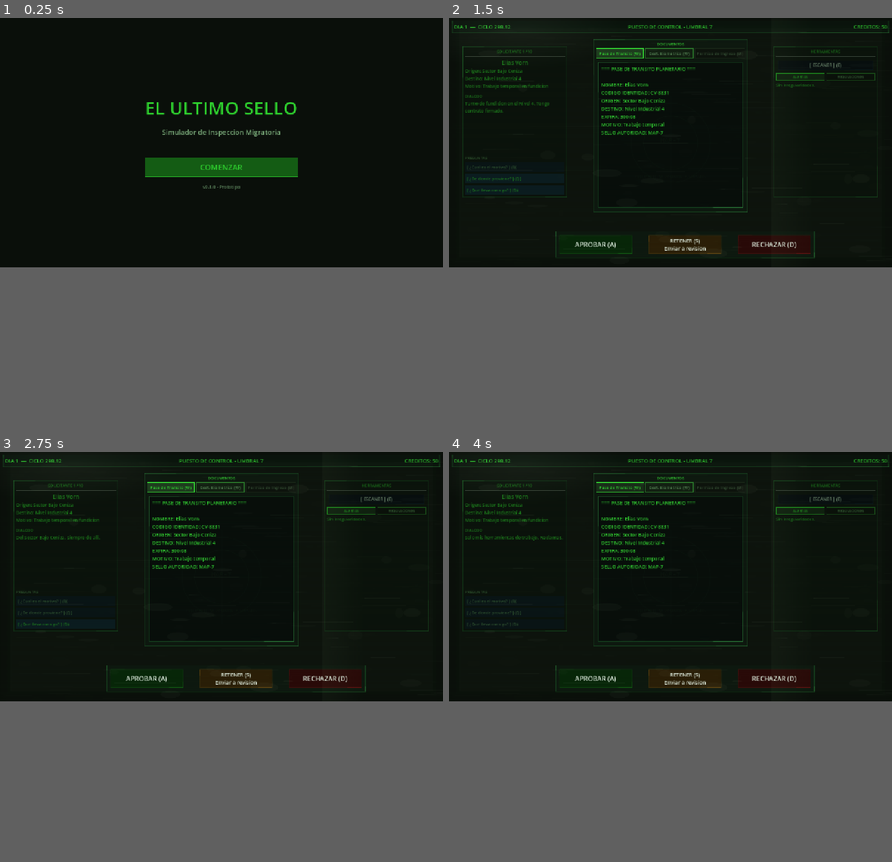
Above: before the commit, frames 1-4 (two rows, left to right).
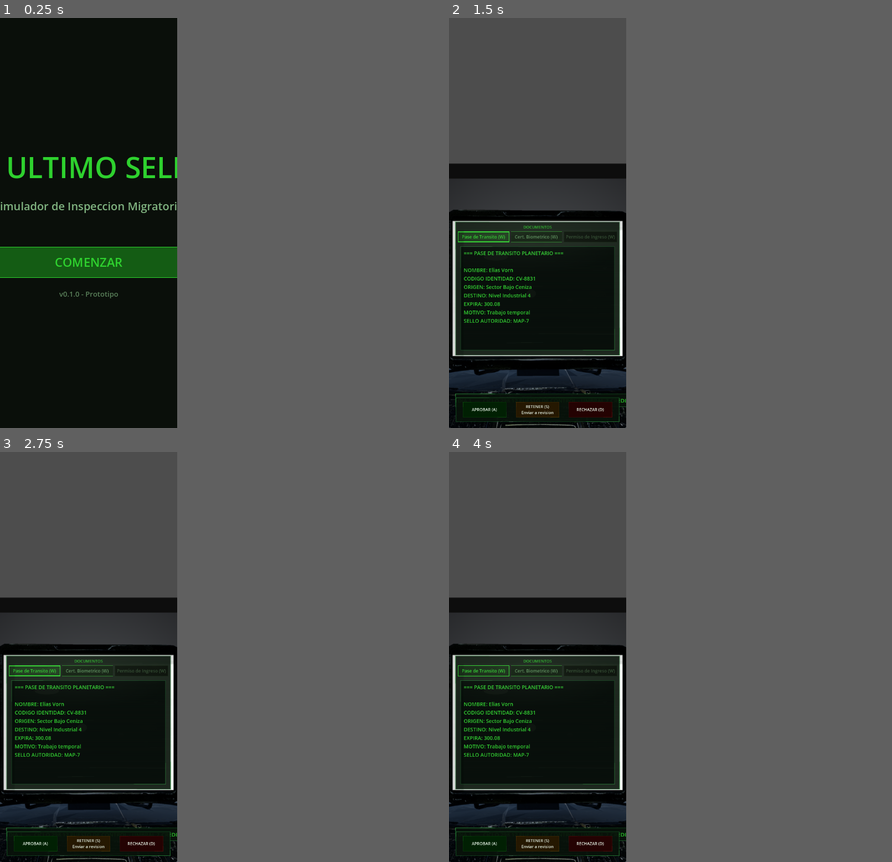
Above: after the commit, the same moments.

Repository: ingenriqueparra-hub/el-ultimo-sello
Game: Godot game, scene res://scenes/main/Main.tscn
Two runs of this game, one before a commit and one after it. Both use one fixed random seed, a clock stepped at 60 frames per second and the inputs below.
Inputs (mouse positions are in pixels of both pictures, inside the frame that each line leads up to):
- Up to frame 1 (0.25 s): no input
- Up to frame 2 (1.5 s): click "COMENZAR" at 0.5 s; click (515, 165) at 1.25 s, where only the run before the commit has a clickable "[ ¿Cual es el motivo? ] (Q)"
- Up to frame 3 (2.75 s): click (66, 611) at 2 s, where only the run before the commit has a clickable "[ ¿De donde proviene? ] (Q)"
- Up to frame 4 (4 s): click (515, 624) at 2.75 s, where only the run before the commit has a clickable "[ ¿Que lleva consigo? ] (Q)"; click "Pase de Transito (W)" at 3.5 s
The window is 800x450 before the commit and 320x740 after it. Grey fills any space a smaller window leaves; there, only what the larger window draws over its background counts as a difference.

The runs differ from the first frame. In frame 1, 6.4% of the frame differs, in the area x 0-68%, y 20-69%; in frame 2, 26%, in the area x 0-100%, y 0-100%; in frame 3, 26%; in frame 4, 26%.

Commit message:
DISEÑO 1: cabina con overlays, swipe móvil y ajuste de paneles
Co-Authored-By: Claude Sonnet 4.6 <noreply@anthropic.com>

Diff:
--- a/game/project.godot
+++ b/game/project.godot
@@ -18,10 +18,15 @@
 
 [display]
 
-window/size/viewport_width=1280
-window/size/viewport_height=720
+window/size/viewport_width=320
+window/size/viewport_height=740
 window/stretch/mode="canvas_items"
 window/stretch/aspect="expand"
+window/handheld/orientation=1
+
+[input_devices]
+
+pointing/emulate_touch_from_mouse=true
 
 [rendering]
 
--- a/game/scenes/main/ControlDesk.tscn
+++ b/game/scenes/main/ControlDesk.tscn
@@ -57,13 +57,14 @@
 
 [node name="MainArea" type="HBoxContainer" parent="VBox" unique_id=541580532]
 layout_mode = 2
-size_flags_vertical = 3
+size_flags_vertical = 0
 
 [node name="ApplicantPanel" type="PanelContainer" parent="VBox/MainArea" unique_id=249692887]
 custom_minimum_size = Vector2(270, 0)
 layout_mode = 2
 
 [node name="ApplicantVBox" type="VBoxContainer" parent="VBox/MainArea/ApplicantPanel" unique_id=540933615]
+size_flags_vertical = 0
 layout_mode = 2
 
 [node name="PanelTitle" type="Label" parent="VBox/MainArea/ApplicantPanel/ApplicantVBox" unique_id=666500131]
@@ -109,7 +110,7 @@
 
 [node name="DialogueText" type="Label" parent="VBox/MainArea/ApplicantPanel/ApplicantVBox" unique_id=938434086]
 layout_mode = 2
-size_flags_vertical = 3
+size_flags_vertical = 0
 theme_override_font_sizes/font_size = 13
 text = "Esperando al proximo solicitante."
 autowrap_mode = 3
@@ -230,27 +231,27 @@
 alignment = 1
 
 [node name="ApproveButton" type="Button" parent="VBox/DecisionBar/DecisionHBox" unique_id=366240599]
-custom_minimum_size = Vector2(220, 52)
-layout_mode = 2
-theme_override_font_sizes/font_size = 19
+custom_minimum_size = Vector2(128, 52)
+layout_mode = 2
+theme_override_font_sizes/font_size = 13
 text = "APROBAR"
 
 [node name="Spacer1" type="Control" parent="VBox/DecisionBar/DecisionHBox" unique_id=1366666247]
-custom_minimum_size = Vector2(30, 0)
+custom_minimum_size = Vector2(8, 0)
 layout_mode = 2
 
 [node name="HoldButton" type="Button" parent="VBox/DecisionBar/DecisionHBox" unique_id=1335399034]
-custom_minimum_size = Vector2(220, 52)
-layout_mode = 2
-theme_override_font_sizes/font_size = 19
+custom_minimum_size = Vector2(128, 52)
+layout_mode = 2
+theme_override_font_sizes/font_size = 13
 text = "RETENER"
 
 [node name="Spacer2" type="Control" parent="VBox/DecisionBar/DecisionHBox" unique_id=1611222183]
-custom_minimum_size = Vector2(30, 0)
+custom_minimum_size = Vector2(8, 0)
 layout_mode = 2
 
 [node name="RejectButton" type="Button" parent="VBox/DecisionBar/DecisionHBox" unique_id=1297473642]
-custom_minimum_size = Vector2(220, 52)
-layout_mode = 2
-theme_override_font_sizes/font_size = 19
+custom_minimum_size = Vector2(128, 52)
+layout_mode = 2
+theme_override_font_sizes/font_size = 13
 text = "RECHAZAR"
--- a/game/scripts/ui/ControlDesk.gd
+++ b/game/scripts/ui/ControlDesk.gd
@@ -3,16 +3,11 @@
 
 static var day_to_load: int = 1
 
-var _focused_screen: int = 2  # 1=solicitante 2=documentos 3=herramientas
+var _focused_screen: int = 0  # inicializado por _focus_screen() en _ready
 var _cockpit_frame: CockpitFrame = null
 
 # Posiciones de panel por vista: [face_left, face_center, face_right]
 # Cada vista: [applicant_rect, docs_rect, tools_rect]  — coincide con las screen areas de CockpitFrame
-const PANEL_RECTS := [
-	[ Rect2(22,50,700,580),  Rect2(762,55,284,575), Rect2(1082,98,176,525) ],  # izquierda
-	[ Rect2(32,75,316,450),  Rect2(410,54,460,515), Rect2(931,75,314,450)  ],  # centro
-	[ Rect2(20,98,176,525),  Rect2(234,55,284,575), Rect2(558,50,696,580)  ],  # derecha
-]
 
 const COLOR_BG := Color(0.03, 0.05, 0.03, 1)
 const COLOR_PANEL := Color(0.06, 0.10, 0.06, 1)
@@ -27,6 +22,12 @@
 const COLOR_QUESTION := Color(0.04, 0.14, 0.22, 1)
 
 const ASSET_TERMINAL_BG    := "res://assets/ui/cockpit/cockpit_three_screens_pc.png"
+const ASSET_COCKPIT_LEFT   := "res://assets/ui/cockpit/focus_left.png"
+const ASSET_COCKPIT_CENTER := "res://assets/ui/cockpit/focus_center.png"
+const ASSET_COCKPIT_RIGHT  := "res://assets/ui/cockpit/focus_right.png"
+
+# Zona fija donde se muestra el panel activo — igual en las 3 imágenes de fondo
+const PANEL_ZONE := Rect2(409, 152, 462, 378)
 const ASSET_SCANLINES := "res://assets/ui/overlays/scanline_overlay.png"
 const ASSET_GRIME := "res://assets/ui/overlays/grime_overlay.png"
 const ASSET_CRT_WEAR := "res://assets/ui/overlays/crt_wear_overlay.png"
@@ -92,6 +93,11 @@
 var _last_decision_result: Dictionary = {}
 var _debug_panel: PanelContainer
 var _debug_label: Label
+var _bg_current: TextureRect = null
+var _bg_next: TextureRect = null
+var _swipe_start: Vector2 = Vector2.ZERO
+var _swipe_active: bool = false
+var _swipe_threshold: float = 80.0
 
 func _ready() -> void:
 	_install_visual_layers()
@@ -106,6 +112,9 @@
 	tab3.text += " (W)"
 	hold_btn.tooltip_text = "Usar cuando el expediente requiera verificacion adicional, custodia temporal o revision superior."
 	hold_btn.add_theme_font_size_override("font_size", 15)
+	approve_btn.add_theme_font_size_override("font_size", 11)
+	reject_btn.add_theme_font_size_override("font_size", 11)
+	hold_btn.add_theme_font_size_override("font_size", 11)
 	_connect_signals()
 	current_day = ControlDesk.day_to_load
 	_update_status_bar()
@@ -115,6 +124,9 @@
 	_build_debug_panel()
 	NarrativeStateSystem.snapshot()
 	_load_day_data()
+	await get_tree().process_frame
+	await get_tree().process_frame
+	_focus_screen(2)
 
 func _load_day_data() -> void:
 	day_data = DataLoader.load_day(current_day)
@@ -180,31 +192,77 @@
 	get_tree().change_scene_to_file("res://scenes/main/DayReport.tscn")
 
 func _position_panels_on_cockpit() -> void:
-	# Reparenta los paneles directamente al root Control con posición absoluta.
-	# Debe llamarse DESPUÉS de _apply_theme() para que los $VBox/... paths sean válidos.
 	var main_area := $VBox/MainArea
 	main_area.remove_child(_panel_applicant)
 	main_area.remove_child(_panel_docs)
 	main_area.remove_child(_panel_tools)
+
+	_panel_applicant.size_flags_vertical = 0
+	_panel_docs.size_flags_vertical      = 0
+	_panel_tools.size_flags_vertical     = 0
+
 	_vbox.remove_child(_panel_status)
 	_vbox.remove_child(_panel_decisions)
 	_vbox.visible = false
+
+	# Fondos apilados para crossfade
+	_bg_current = TextureRect.new()
+	_bg_current.name = "BgCurrent"
+	_bg_current.mouse_filter = Control.MOUSE_FILTER_IGNORE
+	_bg_current.z_index = -1
+	_bg_current.stretch_mode = TextureRect.STRETCH_KEEP_ASPECT_COVERED
+	var center_tex := ResourceLoader.load(ASSET_COCKPIT_CENTER) as Texture2D
+	if center_tex == null:
+		push_error("[ControlDesk] No se encontró: " + ASSET_COCKPIT_CENTER)
+	else:
+		_bg_current.texture = center_tex
+	add_child(_bg_current)
+	_bg_current.custom_minimum_size = Vector2(1280, 720)
+	_bg_current.position = Vector2.ZERO
+	_bg_current.size = Vector2(1280, 720)
+
+	_bg_next = TextureRect.new()
+	_bg_next.name = "BgNext"
+	_bg_next.mouse_filter = Control.MOUSE_FILTER_IGNORE
+	_bg_next.z_index = -1
+	_bg_next.stretch_mode = TextureRect.STRETCH_KEEP_ASPECT_COVERED
+	_bg_next.visible = false
+	add_child(_bg_next)
+	_bg_next.custom_minimum_size = Vector2(1280, 720)
+	_bg_next.position = Vector2.ZERO
+	_bg_next.size = Vector2(1280, 720)
+
+	if _cockpit_frame != null:
+		_cockpit_frame.visible = false
+	var bg_rect := get_node_or_null("BG")
+	if bg_rect:
+		bg_rect.visible = false
+
 	add_child(_panel_status)
 	add_child(_panel_applicant)
 	add_child(_panel_docs)
 	add_child(_panel_tools)
 	add_child(_panel_decisions)
-	_place(_panel_status,    0, 0, 1280, 38)
-	_place(_panel_decisions, 300, 608, 680, 72)
-	# Posición inicial: vista central (índice 1)
-	var center := PANEL_RECTS[1]
-	_place(_panel_applicant, int(center[0].position.x), int(center[0].position.y),
-		int(center[0].size.x), int(center[0].size.y))
-	_place(_panel_docs,      int(center[1].position.x), int(center[1].position.y),
-		int(center[1].size.x), int(center[1].size.y))
-	_place(_panel_tools,     int(center[2].position.x), int(center[2].position.y),
-		int(center[2].size.x), int(center[2].size.y))
-	_focus_screen(2)
+
+	var dw := 460
+	var dx := int(PANEL_ZONE.position.x + (PANEL_ZONE.size.x - dw) / 2.0)
+	_place(_panel_decisions, dx, 630, dw, 72)
+	_place(_panel_status, 409, 620, 462, 38)
+
+	var vp := get_viewport_rect().size
+	if vp.x < 600:
+		var scale := vp.x / (PANEL_ZONE.size.x + 20.0)
+		var offset_x := -(PANEL_ZONE.position.x * scale) + (vp.x - PANEL_ZONE.size.x * scale) / 2.0
+		var offset_y := 0.0
+		get_viewport().canvas_transform = Transform2D(0, Vector2(scale, scale), 0, Vector2(offset_x, offset_y))
+
+	# Paneles ocultos — _focus_screen(2) los posiciona tras await en _ready()
+	_panel_applicant.visible = false
+	_panel_docs.visible      = false
+	_panel_tools.visible     = false
+	_panel_applicant.custom_minimum_size = Vector2.ZERO
+	_panel_docs.custom_minimum_size      = Vector2.ZERO
+	_panel_tools.custom_minimum_size     = Vector2.ZERO
 
 func _place(ctrl: Control, x: int, y: int, w: int, h: int) -> void:
 	ctrl.set_anchors_preset(Control.PRESET_TOP_LEFT)
@@ -261,14 +319,25 @@
 	_cockpit_frame = CockpitFrame.new()
 	add_child(_cockpit_frame)
 	move_child(_cockpit_frame, 0)
-	_add_full_rect_texture(ASSET_WATERMARK, 5, 0.20, "TerminalWatermark")
-	_add_full_rect_texture(ASSET_SCANLINES, 90, 0.10, "ScanlineOverlay")
-	_add_full_rect_texture(ASSET_CRT_WEAR, 91, 0.12, "CrtWearOverlay")
-	_add_full_rect_texture(ASSET_GRIME, 92, 0.24, "GrimeOverlay")
-	_add_full_rect_texture(ASSET_GLASS, 93, 0.34, "GlassOverlay")
-
-func _add_full_rect_texture(path: String, z: int, alpha: float, node_name: String) -> void:
-	if get_node_or_null(node_name) != null:
+
+	var overlay_container := Control.new()
+	overlay_container.set_anchors_preset(Control.PRESET_TOP_LEFT)
+	overlay_container.position = Vector2(409, 152)
+	overlay_container.size = Vector2(462, 378)
+	overlay_container.clip_contents = true
+	overlay_container.mouse_filter = Control.MOUSE_FILTER_IGNORE
+	overlay_container.z_index = 90
+	add_child(overlay_container)
+
+	_add_full_rect_texture(ASSET_WATERMARK, 5, 0.20, "TerminalWatermark", overlay_container)
+	_add_full_rect_texture(ASSET_SCANLINES, 90, 0.10, "ScanlineOverlay", overlay_container)
+	_add_full_rect_texture(ASSET_CRT_WEAR, 91, 0.12, "CrtWearOverlay", overlay_container)
+	_add_full_rect_texture(ASSET_GRIME, 92, 0.24, "GrimeOverlay", overlay_container)
+	_add_full_rect_texture(ASSET_GLASS, 93, 0.34, "GlassOverlay", overlay_container)
+
+func _add_full_rect_texture(path: String, z: int, alpha: float, node_name: String, parent: Control = null) -> void:
+	var target: Control = parent if parent != null else self
+	if target.get_node_or_null(node_name) != null:
 		return
 	var texture := load(path)
 	if texture == null:
@@ -280,9 +349,14 @@
 	rect.mouse_filter = Control.MOUSE_FILTER_IGNORE
 	rect.z_index = z
 	rect.modulate = Color(1, 1, 1, alpha)
-	rect.set_anchors_preset(Control.PRESET_FULL_RECT)
-	add_child(rect)
-	if node_name == "TerminalBackground":
+	if parent != null:
+		rect.set_anchors_preset(Control.PRESET_TOP_LEFT)
+		rect.position = Vector2.ZERO
+		rect.size = Vector2(462, 378)
+	else:
+		rect.set_anchors_preset(Control.PRESET_FULL_RECT)
+	target.add_child(rect)
+	if parent == null and node_name == "TerminalBackground":
 		move_child(rect, 1)
 
 func _make_texture_style(path: String, content_margin: int, texture_margin: int) -> StyleBoxTexture:
@@ -332,6 +406,34 @@
 	tab3.pressed.connect(func(): _show_doc_by_type(_tab3_doc_type, tab3))
 
 func _input(event: InputEvent) -> void:
+	# TOUCH — swipe horizontal
+	if event is InputEventScreenTouch:
+		if event.pressed:
+			_swipe_start = event.position
+			_swipe_active = true
+		else:
+			if _swipe_active:
+				var delta: float = event.position.x - _swipe_start.x
+				if abs(delta) > _swipe_threshold:
+					if delta < 0 and _focused_screen < 3:
+						_focus_screen(_focused_screen + 1)
+					elif delta > 0 and _focused_screen > 1:
+						_focus_screen(_focused_screen - 1)
+			_swipe_active = false
+		return
+
+	if event is InputEventScreenDrag:
+		if _swipe_active:
+			var drag_x: float = event.position.x - _swipe_start.x
+			var vp := get_viewport_rect().size
+			if vp.x < 600:
+				var scale: float = vp.x / (PANEL_ZONE.size.x + 20.0)
+				var base_ox: float = -(PANEL_ZONE.position.x * scale) + (vp.x - PANEL_ZONE.size.x * scale) / 2.0
+				var offset_x: float = base_ox + drag_x * 0.3
+				var offset_y: float = vp.y - (720.0 * scale)
+				get_viewport().canvas_transform = Transform2D(0, Vector2(scale, scale), 0, Vector2(offset_x, offset_y))
+		return
+
 	if not (event is InputEventKey and event.pressed and not event.echo):
 		return
 	var handled := true
@@ -364,23 +466,54 @@
 		get_viewport().set_input_as_handled()
 
 func _focus_screen(screen: int) -> void:
-	var prev := _focused_screen
+	if screen == _focused_screen:
+		return
 	_focused_screen = screen
-	const DIM  := Color(0.55, 0.65, 0.55, 0.85)
-	const FULL := Color(1.00, 1.00, 1.00, 1.00)
-	const DURATION := 0.38
+
+	# Imagen de fondo según pantalla
+	var images := [ASSET_COCKPIT_LEFT, ASSET_COCKPIT_CENTER, ASSET_COCKPIT_RIGHT]
+	var new_tex := ResourceLoader.load(images[screen - 1]) as Texture2D
+	if new_tex == null:
+		push_error("[ControlDesk] Textura no encontrada: " + images[screen - 1])
+
+	var vp2 := get_viewport_rect().size
+	if vp2.x < 600:
+		# Móvil: cambio instantáneo sin crossfade
+		if _bg_current != null and new_tex != null:
+			_bg_current.texture = new_tex
+	else:
+		# PC: crossfade normal
+		if new_tex != null and _bg_next != null:
+			_bg_next.texture = new_tex
+			_bg_next.modulate.a = 0.0
+			_bg_next.visible = true
+			var tween := create_tween()
+			tween.tween_property(_bg_next, "modulate:a", 1.0, 0.15)
+			tween.tween_callback(func():
+				if _bg_current != null:
+					_bg_current.texture = new_tex
+				_bg_next.visible = false
+			)
+
+	# Canvas transform para móvil
+	var vp := get_viewport_rect().size
+	if vp.x < 600:
+		var scale: float = vp.x / (PANEL_ZONE.size.x + 20.0)
+		var offset_x: float = -(PANEL_ZONE.position.x * scale) + (vp.x - PANEL_ZONE.size.x * scale) / 2.0
+		var offset_y: float = vp.y - (720.0 * scale)
+		get_viewport().canvas_transform = Transform2D(0, Vector2(scale, scale), 0, Vector2(offset_x, offset_y))
+
+	# Mostrar solo el panel activo en la zona fija
+	var zone := PANEL_ZONE
 	var panels := [_panel_applicant, _panel_docs, _panel_tools]
-	var rects: Array = PANEL_RECTS[screen - 1]
 	for i in 3:
 		var p: Control = panels[i]
-		var r: Rect2   = rects[i]
-		var t := create_tween().set_parallel(true)
-		t.set_trans(Tween.TRANS_SINE).set_ease(Tween.EASE_IN_OUT)
-		t.tween_property(p, "position", r.position, DURATION)
-		t.tween_property(p, "size",     r.size,     DURATION)
-		t.tween_property(p, "modulate", FULL if i + 1 == screen else DIM, DURATION * 0.6)
-	if prev != screen and _cockpit_frame != null:
-		_cockpit_frame.set_focus(screen - 1)
+		p.visible = (i + 1 == screen)
+		if i + 1 == screen:
+			_place(p, int(zone.position.x), int(zone.position.y),
+				int(zone.size.x), int(zone.size.y))
+			p.size = zone.size
+			p.position = zone.position
 
 func _update_status_bar() -> void:
 	var current_date: String = day_data.get("current_date", "")
Binary file added: game/assets/ui/cockpit/focus_center.png
Not shown, added: game/assets/ui/cockpit/focus_center.png.import
Binary file added: game/assets/ui/cockpit/focus_left.png
Not shown, added: game/assets/ui/cockpit/focus_left.png.import
Binary file added: game/assets/ui/cockpit/focus_right.png
Not shown, added: game/assets/ui/cockpit/focus_right.png.import
